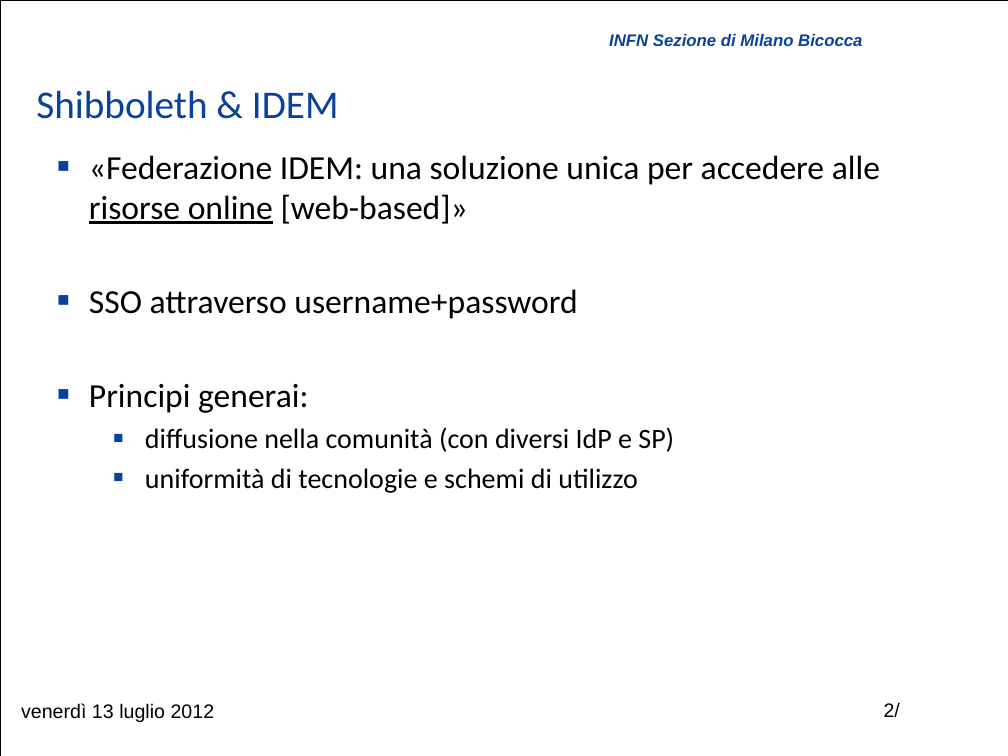
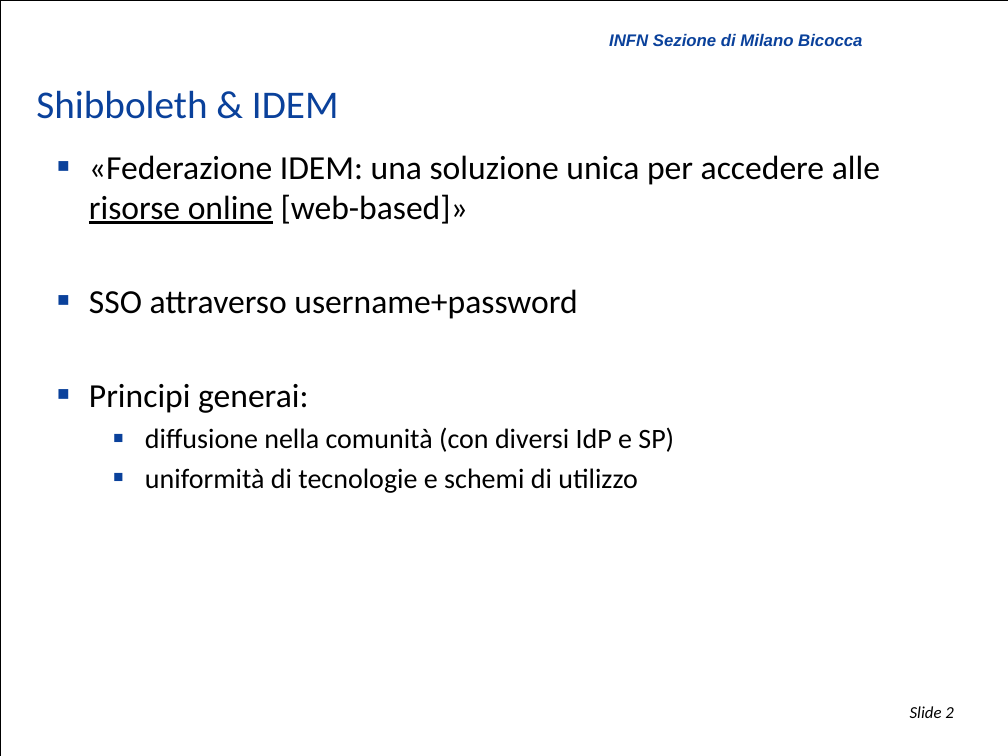
Before and after one commit to biancini/Shibboleth-Authentication, a slide deck: slide 2 of ShibbolethExtensions.pptx. Drawn at 1008x756 pixels with LibreOffice and Linux fonts; fonts in the diff are those of the drawing; background and template pictures are left out. Boxes give left, top, right and bottom in pixels: in the first picture for what was removed or moved away, otherwise in the second. Text is boxed around its words. In the diff, an @@ line names an element or a change of style, - is before the commit and + after.

```diff
--- a/ShibbolethExtensions.pptx
+++ b/ShibbolethExtensions.pptx
@@ text removed at (x1=21, y1=703, x2=215, y2=722) @@
-venerdì 13 luglio 2012
@@ page number at (x1=910, y1=706, x2=953, y2=718): text changed; size 14 to 12 pt; font Arial to Calibri; italic on @@
-2/
+Slide 2
```
Also in this commit, not shown: 12 other slides changed, 1 slide removed, 1 other file.
